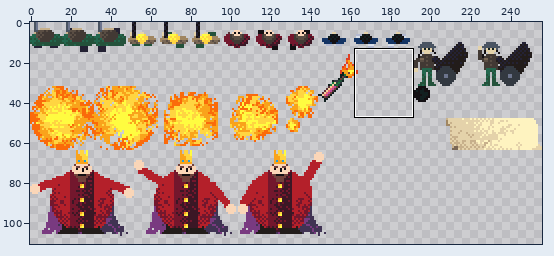
Sprite sheet, stored at Assets/Sprites/spriteSheet.png. Above: a wide view before the commit, with the close-up outlined.
Close-up. The starting point:
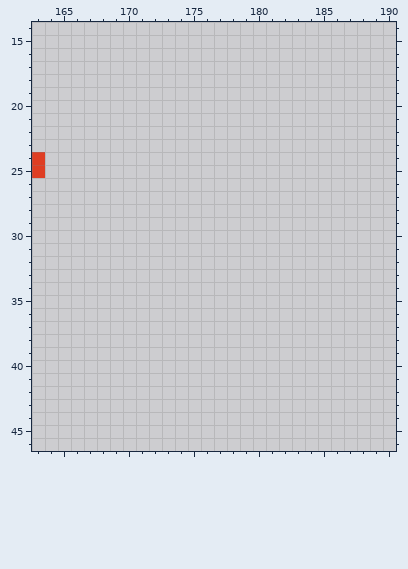
The file is 256x256 pixels. Shown: x 163..190, y 14..46. The wide view leaves out empty margins.
After the commit:
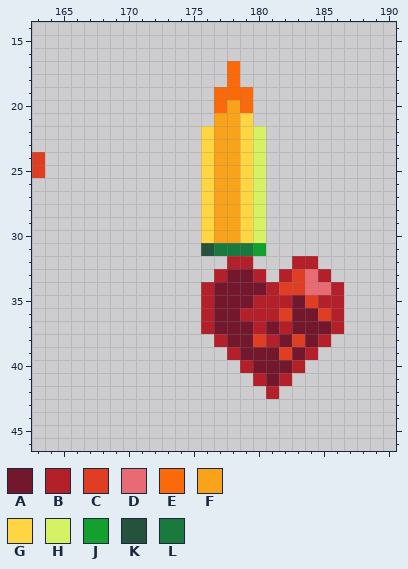
Palette (. is transparent): A #73172d  B #b4202a  C #df3e23  D #e86a73  E #fa6a0a  F #f9a31b  G #ffd541  H #d6f264  J #14a02e  K #24523b  L #1a7a3e
Edits made:
y 17..18: x 178 . -> E
y 19: x 177..179 ... -> EEE
y 20: x 177..179 ... -> EFE
y 21: x 177..179 ... -> FFG
y 22..30: x 176..180 ..... -> GFFGH
y 31: x 176..180 ..... -> KLLLJ
y 32: x 178..179 .. -> BB; x 183..184 .. -> BB
y 33: x 177..180 .... -> BAAB; x 182..185 .... -> BCDB
y 34: x 176..186 ........... -> BAAAABCCDDB
y 35: x 176..186 ........... -> BAAABBBACBB
y 36: x 176..186 ........... -> BAABBBCAACB
y 37: x 176..186 ........... -> BAAABABAAAB
y 38: x 177..185 ......... -> BAACBACAB
y 39: x 178..184 ....... -> BAAACAB
y 40: x 179..183 ..... -> BAAAB
y 41: x 180..182 ... -> BAB
y 42: x 181 . -> B
